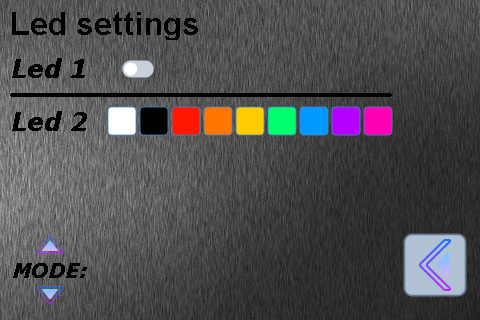
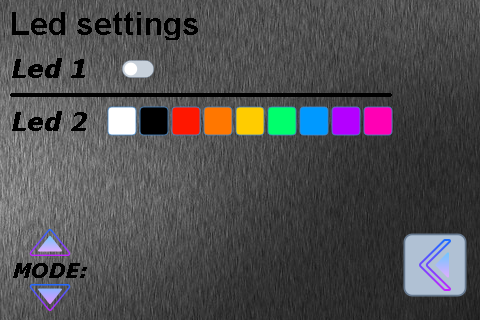
Comparing the layer stacks of the two (480, 320) images. Changes:
renamed "arrow_up_x32.png" to "arrow_up_x48.png", painted on it over [29, 229, 71, 256]
renamed "arrow_down_x32.png" to "arrow_down_x48.png", painted on it over [29, 284, 71, 311]
